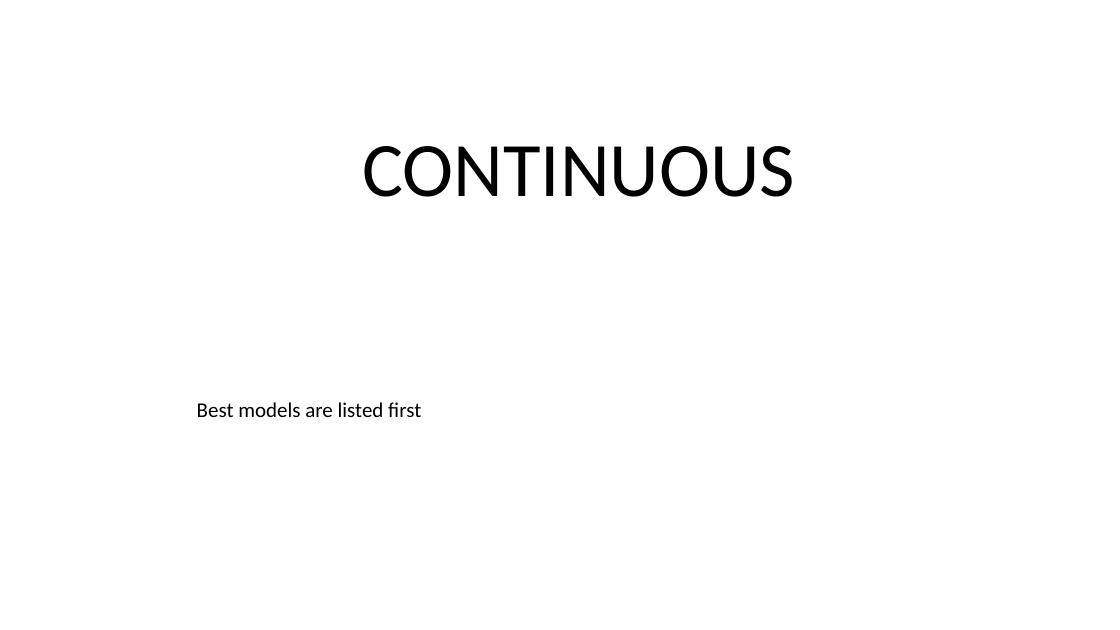
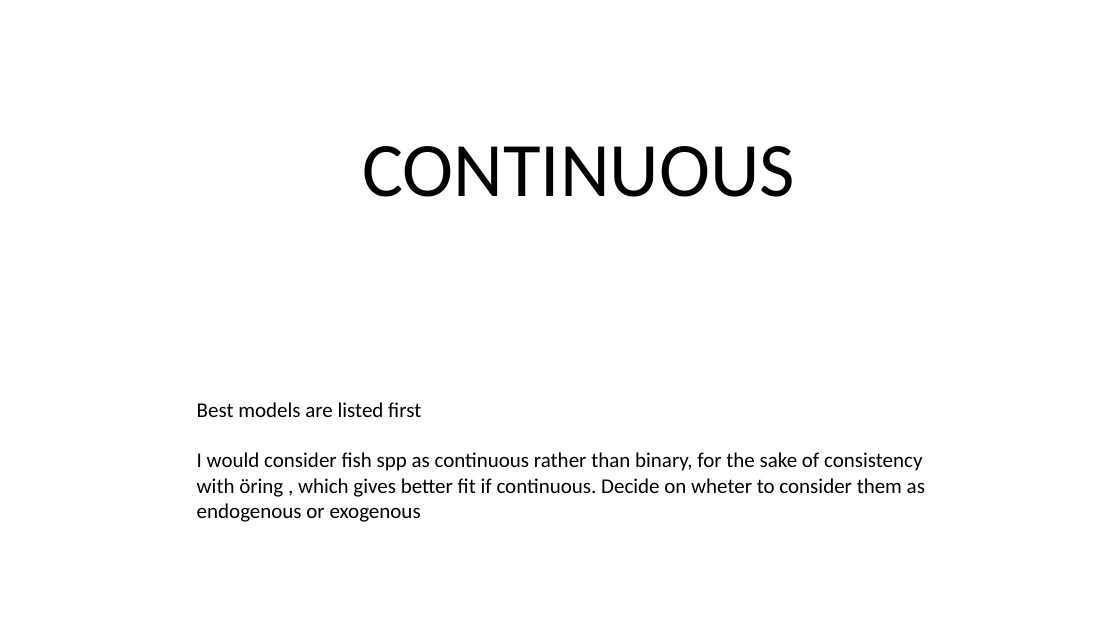
Before and after one commit to SerenaDonadi/Dod-ved, a slide deck: slide 16 of Electrofish data/LWD_analyses.pptx. Drawn at 1120x630 pixels with LibreOffice and Linux fonts; fonts in the diff are those of the drawing. Boxes give left, top, right and bottom in pixels: in the first picture for what was removed or moved away, otherwise in the second. Text is boxed around its words. In the diff, an @@ line names an element or a change of style, - is before the commit and + after.

Commit message:
INCLUDING slope and other fish spp in the SEMs

```diff
--- a/Electrofish data/LWD_analyses.pptx
+++ b/Electrofish data/LWD_analyses.pptx
@@ text at (197, 452, 925, 522): paragraph added @@
+I would consider fish spp as continuous rather than binary, for the sake of consistency with öring , which gives better fit if continuous. Decide on wheter to consider them as endogenous or exogenous
```
Also in this commit, not shown: 7 other slides changed, 6 slides added, 1 other file.
